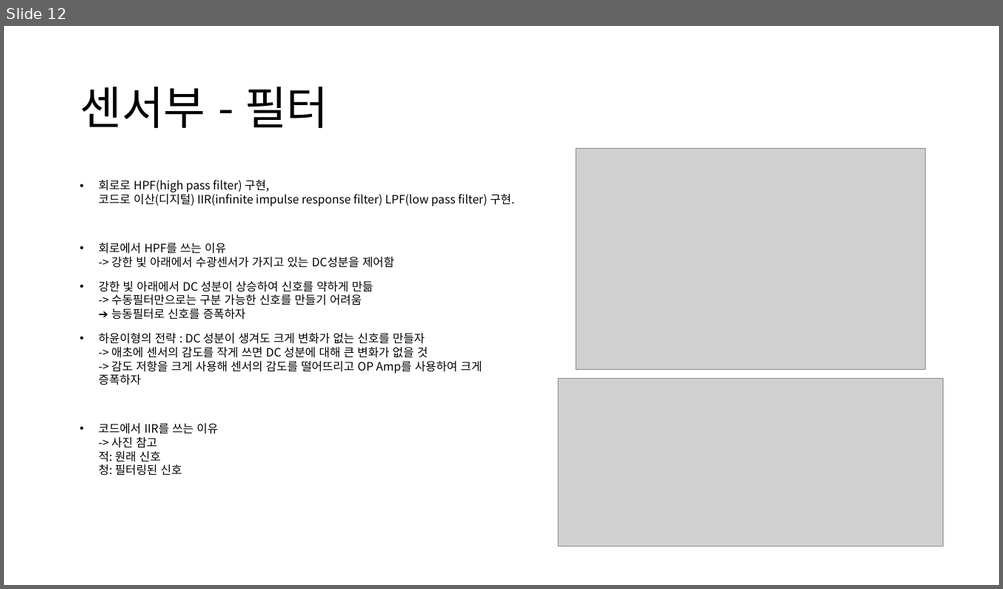
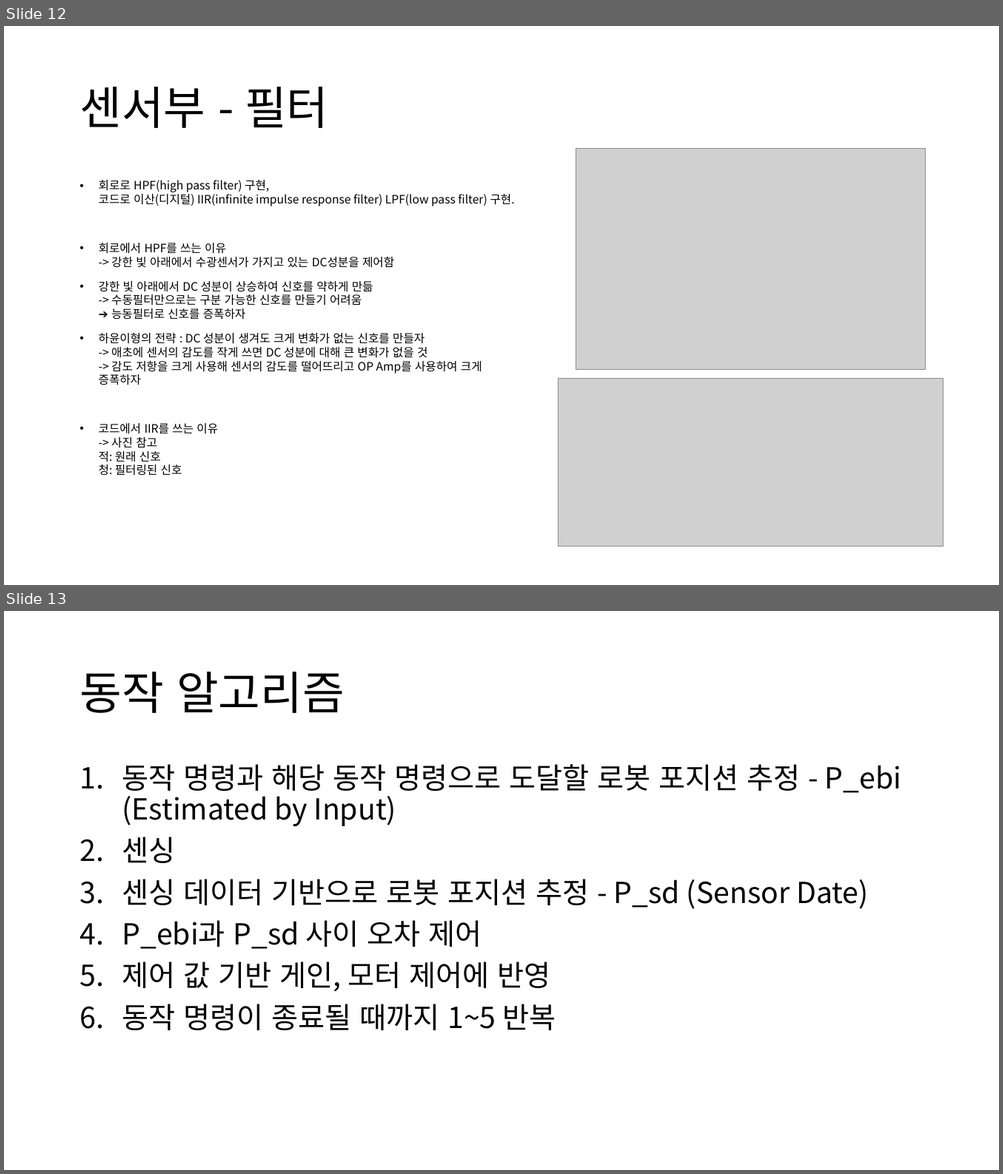
Before and after one commit to nodang/micromouse_hara, a slide deck: hara_instruction.pptx. Shown one above the other, each under a label of ours: slide 12 before the commit, slides 12 and 13 after it. The pictures are 1003x589 and 1003x1174 pixels, drawn with LibreOffice and Linux fonts; fonts in the diff are those of the drawing; grey boxes stand for pictures. Boxes give left, top, right and bottom in pixels: in the first picture for what was removed or moved away, otherwise in the second. Text is boxed around its words. In the diff, an @@ line names an element or a change of style, - is before the commit and + after.

```diff
--- a/hara_instruction.pptx
+++ b/hara_instruction.pptx
@@ slide 13 added at [4,611,999,1170], background #FFFFFF @@
@@ title added at [79,672,344,713], 44 pt, text #000000 @@
+동작 알고리즘
@@ text added at [122,764,901,1031], 28 pt, text #000000 @@
+1. 동작 명령과 해당 동작 명령으로 도달할 로봇 포지션 추정 - P_ebi (Estimated by Input)
+2. 센싱
+3. 센싱 데이터 기반으로 로봇 포지션 추정 - P_sd (Sensor Date)
+4. P_ebi과 P_sd 사이 오차 제어
+5. 제어 값 기반 게인, 모터 제어에 반영
+6. 동작 명령이 종료될 때까지 1~5 반복
```
Also in this commit, not shown: 1 slide changed, 1 other slide added, 10 other files.
